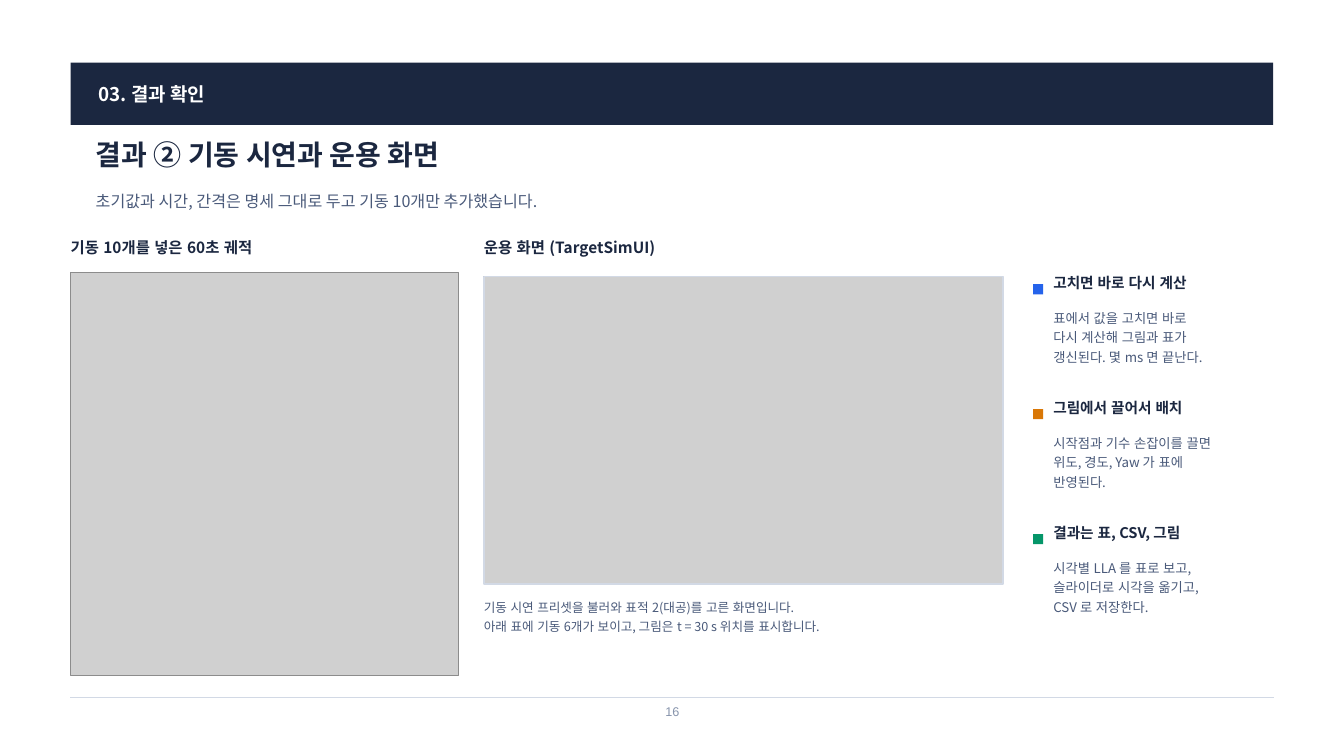
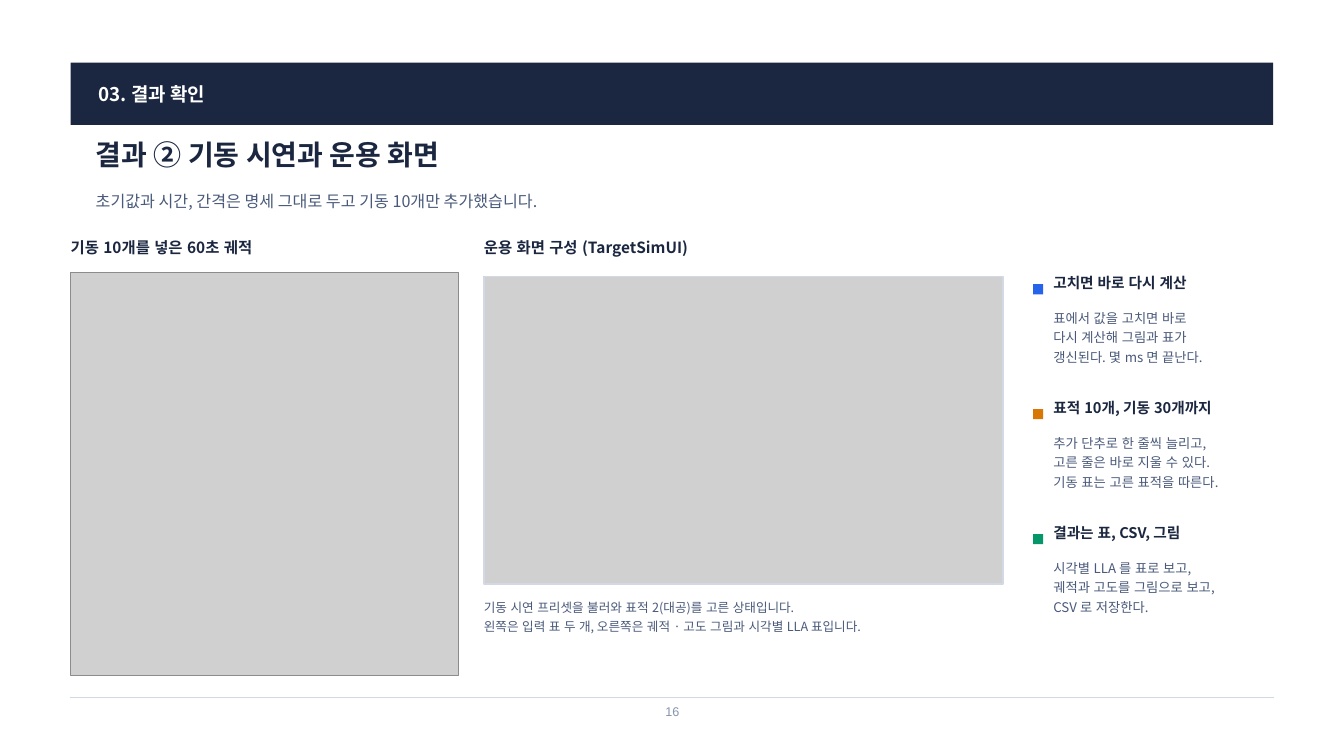
Before and after one commit to harley-hwan/radar-sw-study, a slide deck: slide 16 of Part3_TargetSim/ref/산출물/Chapter3_TargetSim.pptx. Drawn at 1344x756 pixels with LibreOffice and Linux fonts; fonts in the diff are those of the drawing; grey boxes stand for pictures. Boxes give left, top, right and bottom in pixels: in the first picture for what was removed or moved away, otherwise in the second. Text is boxed around its words. In the diff, an @@ line names an element or a change of style, - is before the commit and + after.

```diff
--- a/Part3_TargetSim/ref/산출물/Chapter3_TargetSim.pptx
+++ b/Part3_TargetSim/ref/산출물/Chapter3_TargetSim.pptx
@@ text at (x1=484, y1=240, x2=688, y2=257): text changed @@
-운용 화면 (TargetSimUI)
+운용 화면 구성 (TargetSimUI)
@@ text at (x1=1053, y1=400, x2=1212, y2=416): text changed @@
-그림에서 끌어서 배치
+표적 10개, 기동 30개까지
@@ text at (x1=1053, y1=437, x2=1218, y2=488): text changed @@
-시작점과 기수 손잡이를 끌면
-위도, 경도, Yaw 가 표에
-반영된다.
+추가 단추로 한 줄씩 늘리고,
+고른 줄은 바로 지울 수 있다.
+기동 표는 고른 표적을 따른다.
@@ text at (x1=1053, y1=581, x2=1215, y2=594): text changed @@
-슬라이더로 시각을 옮기고,
+궤적과 고도를 그림으로 보고,
@@ text at (x1=484, y1=601, x2=861, y2=633): text changed @@
-기동 시연 프리셋을 불러와 표적 2(대공)를 고른 화면입니다.
-아래 표에 기동 6개가 보이고, 그림은 t = 30 s 위치를 표시합니다.
+기동 시연 프리셋을 불러와 표적 2(대공)를 고른 상태입니다.
+왼쪽은 입력 표 두 개, 오른쪽은 궤적 · 고도 그림과 시각별 LLA 표입니다.
```
Also in this commit, not shown: 5 other slides changed, 1 other file.
